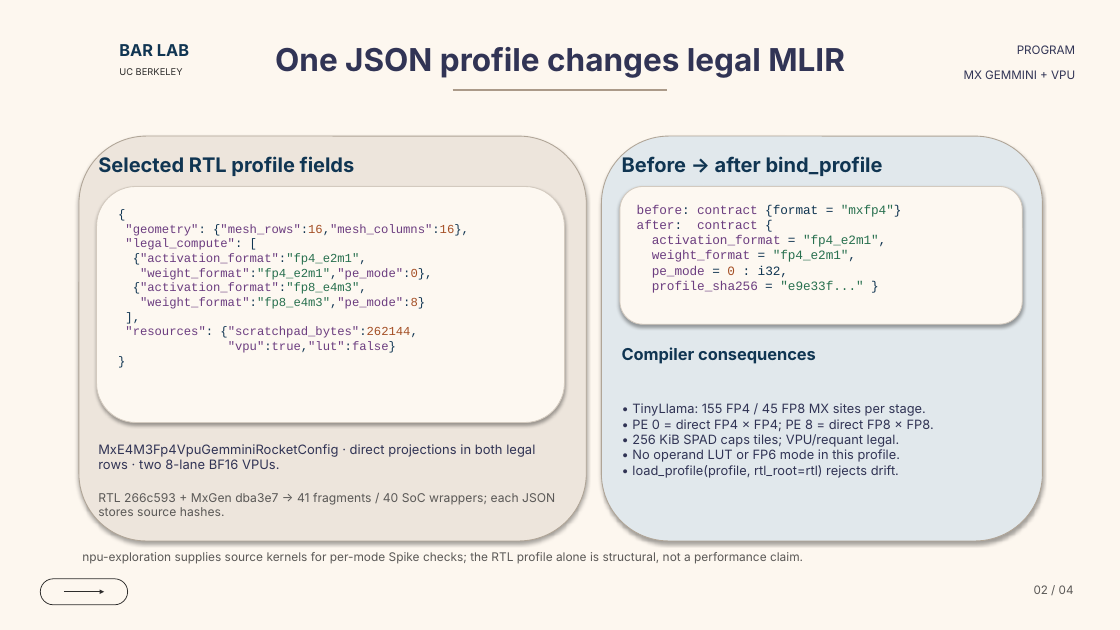
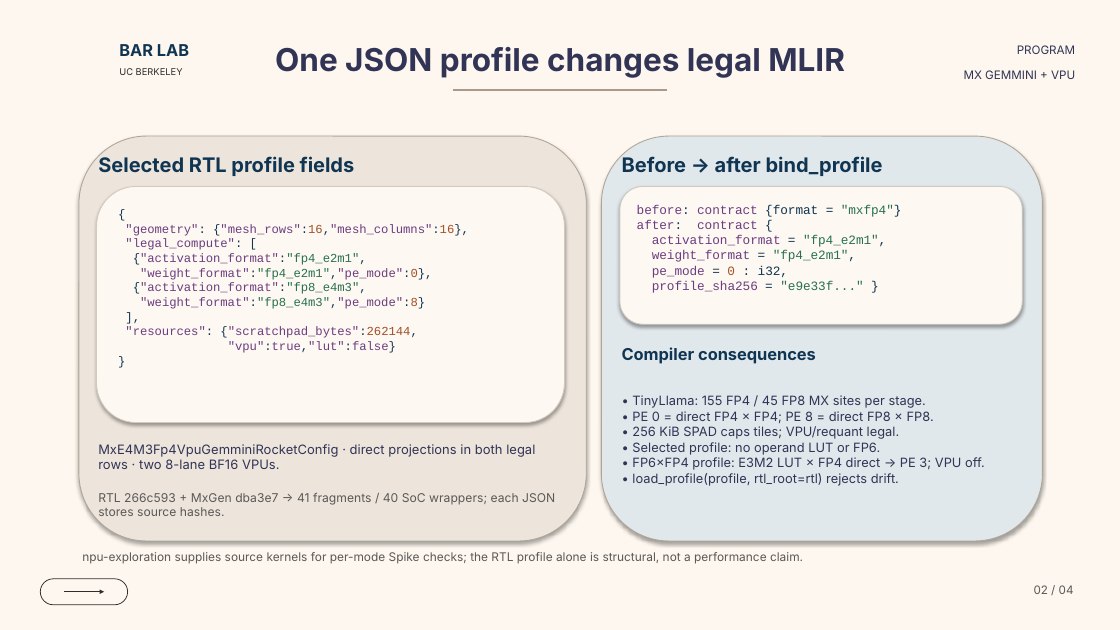
Before and after one commit to ucb-bar/mx-gemmini-mlir, a slide deck: slide 2 of docs/presentations/mx_gemmini_dialect_overview.pptx. Drawn at 1120x630 pixels with LibreOffice and Linux fonts; fonts in the diff are those of the drawing; background and template pictures are left out. Boxes give left, top, right and bottom in pixels: in the first picture for what was removed or moved away, otherwise in the second. Text is boxed around its words. In the diff, an @@ line names an element or a change of style, - is before the commit and + after.

```diff
--- a/docs/presentations/mx_gemmini_dialect_overview.pptx
+++ b/docs/presentations/mx_gemmini_dialect_overview.pptx
@@ text at [632,442,985,470]: text changed @@
-• No operand LUT or FP6 mode in this profile.
+• Selected profile: no operand LUT or FP6.
+• FP6×FP4 profile: E3M2 LUT × FP4 direct → PE 3; VPU off.
```
Also in this commit, not shown: 1 other slide changed, 26 other files.
